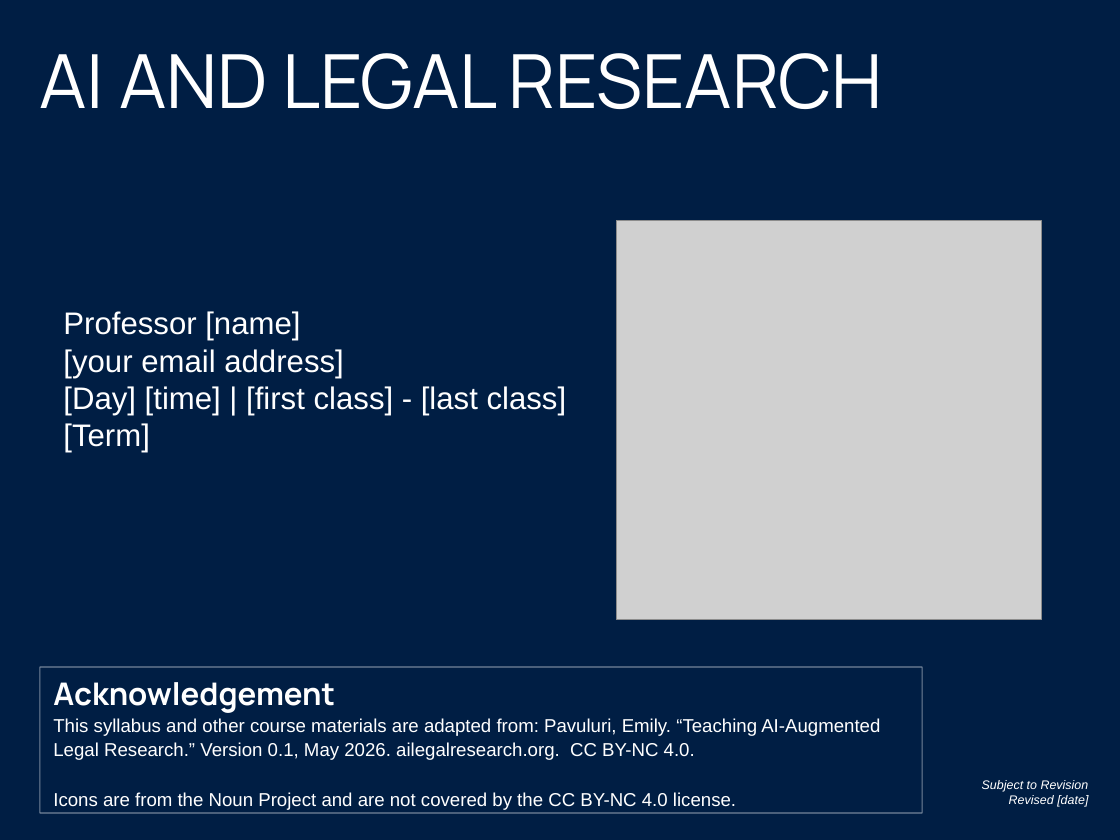
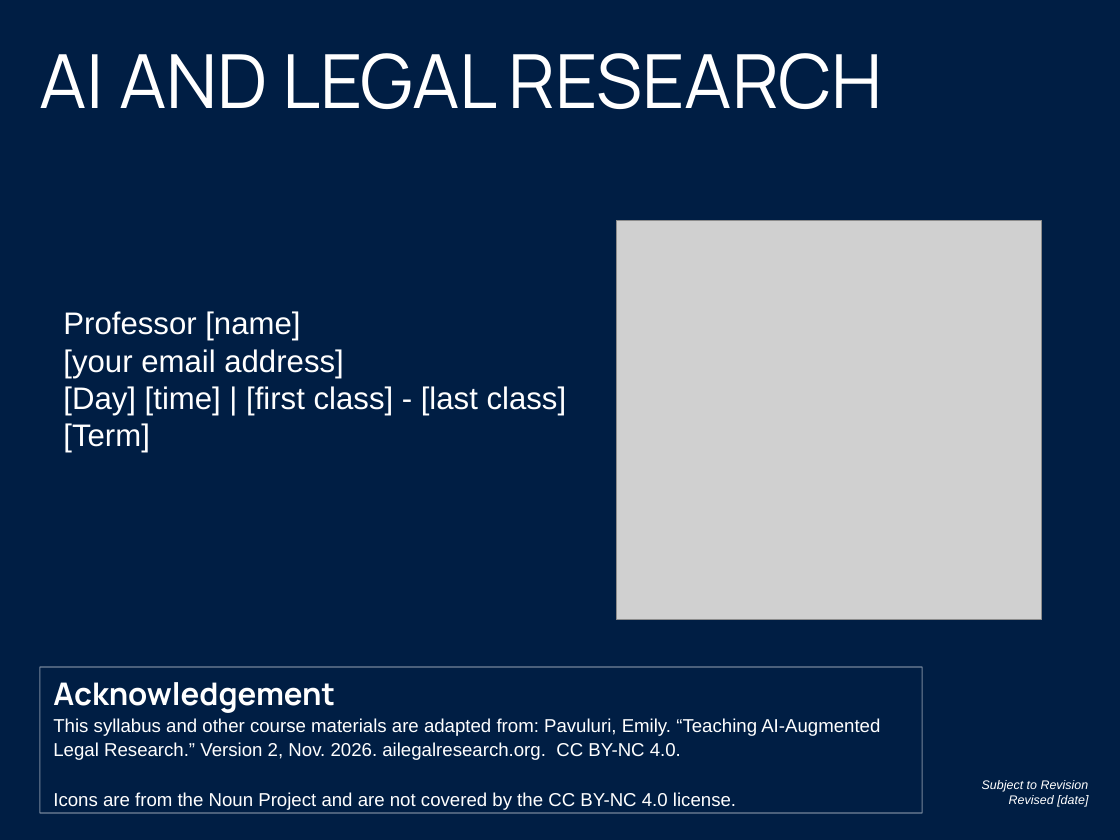
Before and after one commit to jmtedjeske-crane/jmtedjeske-crane.github.io, a slide deck: slide 1 of materials/AI_and_Legal_Research_Generic_Syllabus.pptx. Drawn at 1120x840 pixels with LibreOffice and Linux fonts; fonts in the diff are those of the drawing; grey boxes stand for pictures. Boxes give left, top, right and bottom in pixels: in the first picture for what was removed or moved away, otherwise in the second. Text is boxed around its words. In the diff, an @@ line names an element or a change of style, - is before the commit and + after.

```diff
--- a/materials/AI_and_Legal_Research_Generic_Syllabus.pptx
+++ b/materials/AI_and_Legal_Research_Generic_Syllabus.pptx
@@ text in rectangle at [53,718,880,760]: text changed @@
-This syllabus and other course materials are adapted from: Pavuluri, Emily. “Teaching AI-Augmented Legal Research.” Version 0.1, May 2026. ailegalresearch.org. CC BY-NC 4.0.
+This syllabus and other course materials are adapted from: Pavuluri, Emily. “Teaching AI-Augmented Legal Research.” Version 2, Nov. 2026. ailegalresearch.org. CC BY-NC 4.0.
```
Also in this commit, not shown: 2 other slides changed, 8 other files.
